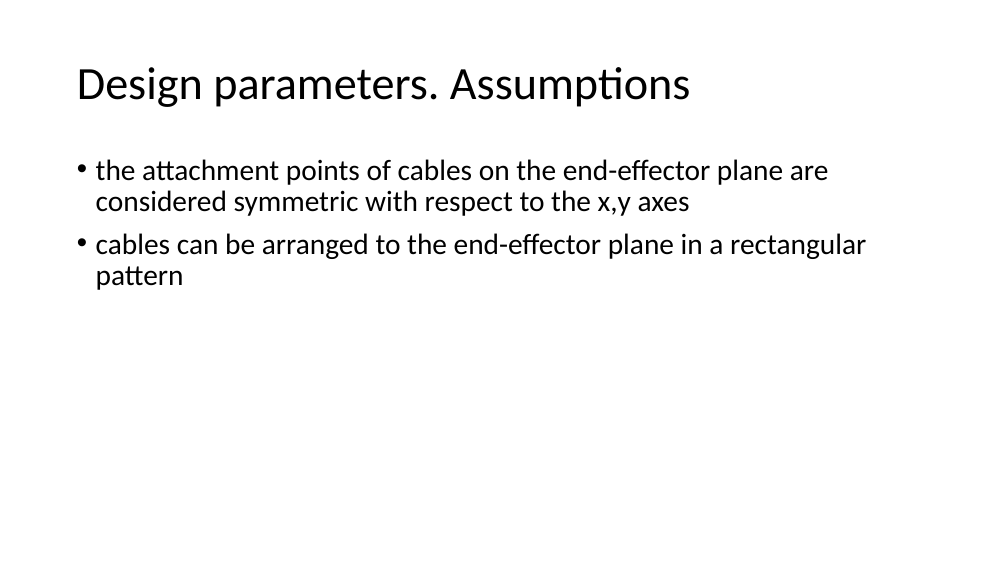
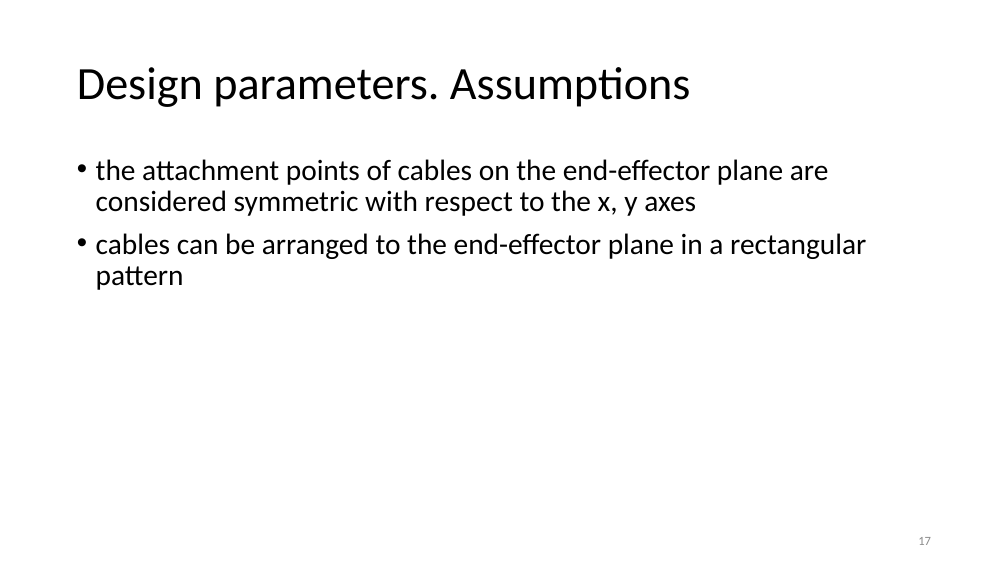
Before and after one commit to UralmashFox/VJM_MSA, a slide deck: slide 17 of paper.pptx. Drawn at 1008x567 pixels with LibreOffice and Linux fonts; fonts in the diff are those of the drawing. Boxes give left, top, right and bottom in pixels: in the first picture for what was removed or moved away, otherwise in the second. Text is boxed around its words. In the diff, an @@ line names an element or a change of style, - is before the commit and + after.

```diff
--- a/paper.pptx
+++ b/paper.pptx
@@ text at (96, 159, 829, 216): spaces changed @@
-• the attachment points of cables on the end-effector plane are considered symmetric with respect to the x,y axes
+• the attachment points of cables on the end-effector plane are considered symmetric with respect to the x, y axes
@@ page number added at (918, 537, 931, 545), 12 pt, text #8C8C8C @@
+17
```
Also in this commit, not shown: 19 other slides changed, 1 slide added, 1 slide removed, 1 other file.
